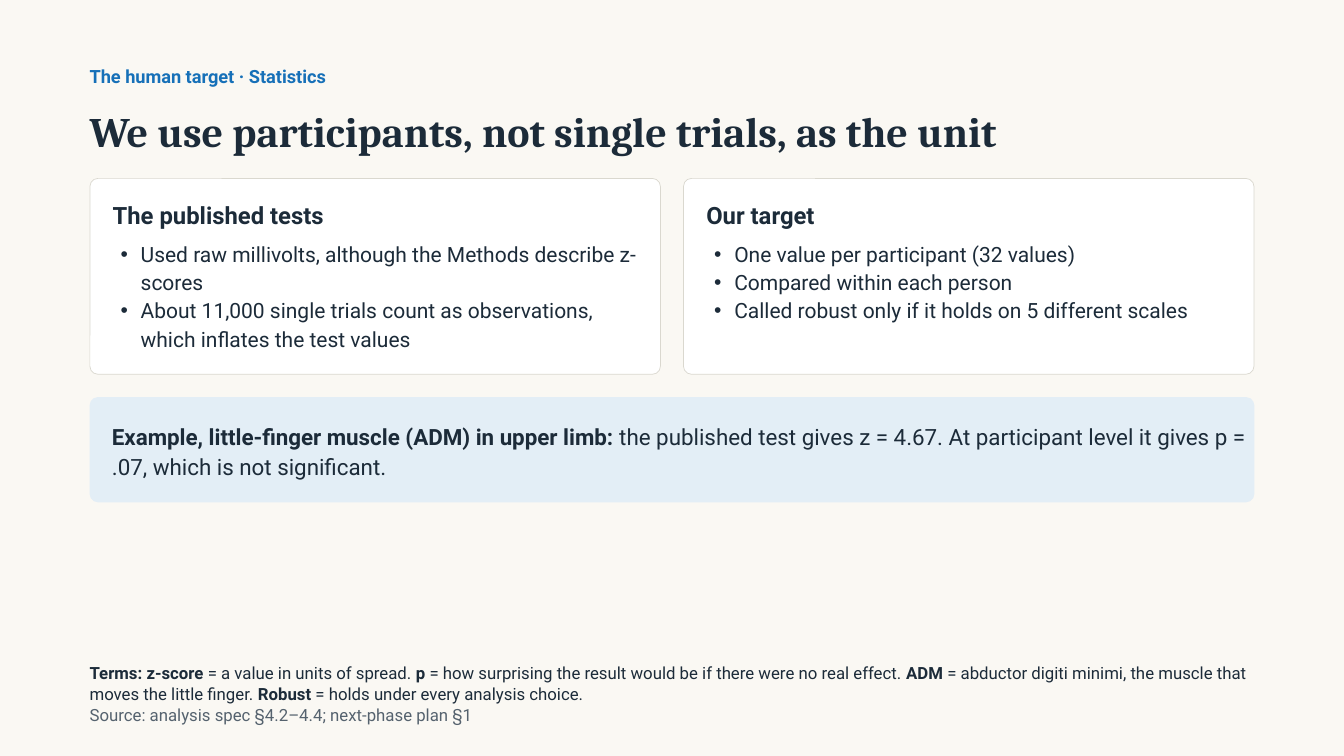
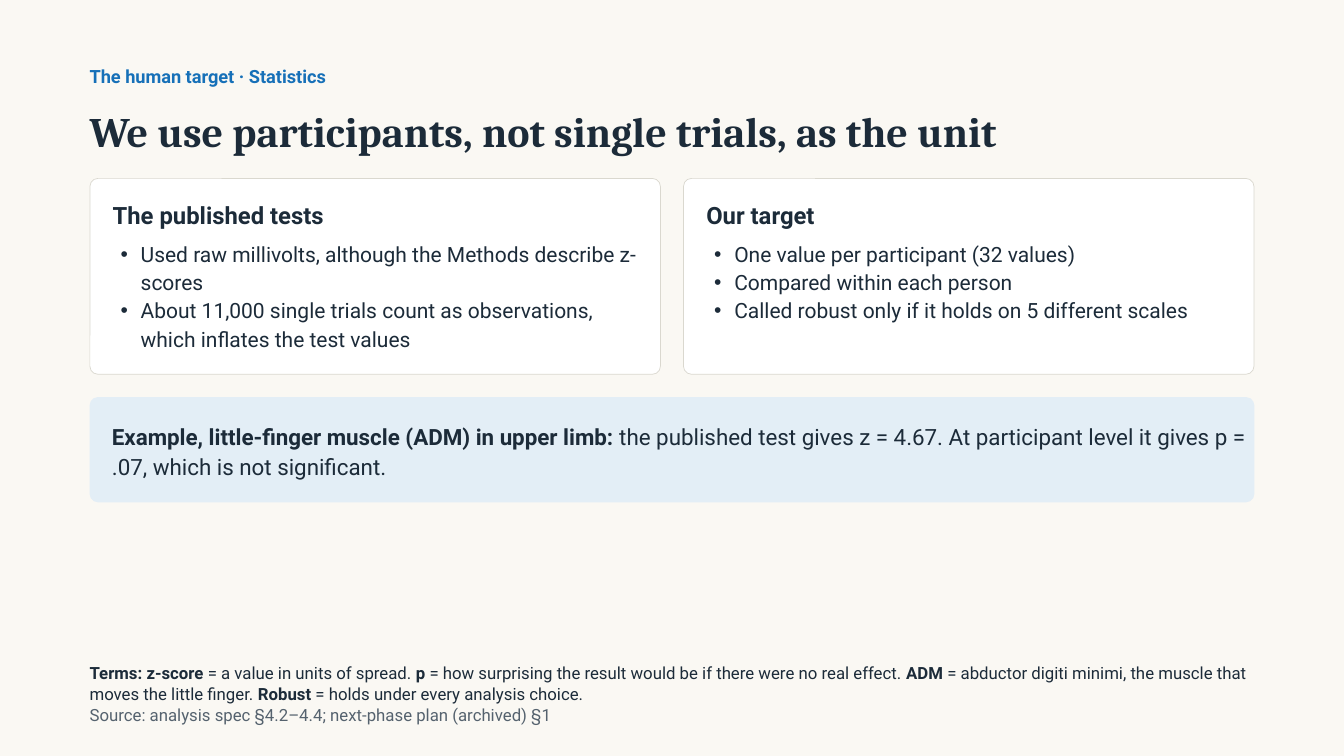
Before and after one commit to emrecandir9/TRDP, a slide deck: slide 35 of docs/TRDP Study Progress.pptx. Drawn at 1344x756 pixels with LibreOffice and Linux fonts; fonts in the diff are those of the drawing. Boxes give left, top, right and bottom in pixels: in the first picture for what was removed or moved away, otherwise in the second. Text is boxed around its words. In the diff, an @@ line names an element or a change of style, - is before the commit and + after.

```diff
--- a/docs/TRDP Study Progress.pptx
+++ b/docs/TRDP Study Progress.pptx
@@ text at (x1=90, y1=708, x2=551, y2=725): text changed @@
-Source: analysis spec §4.2–4.4; next-phase plan §1
+Source: analysis spec §4.2–4.4; next-phase plan (archived) §1
```
Also in this commit, not shown: 13 other slides changed, 9 slides added, 2 other files.
